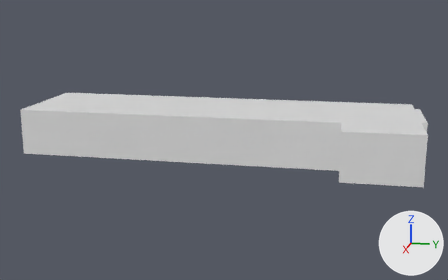
A saved change to the Blender file blenderguru-archviz.blend.
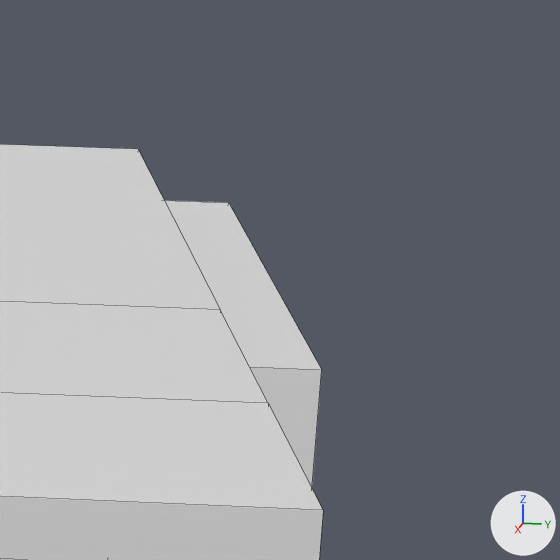
Old and new are each drawn whole from a 50 mm lens placed at (34.47, 7.1, 9.23), pointed at (1.06, 0.42, 0.87) and again close up on the part from 89% to 100% of the width and 33% to 50% of the height. Arrows for +X, +Y and +Z are at lower right; the lights stay in place. The close-ups show mesh edges as thin lines.
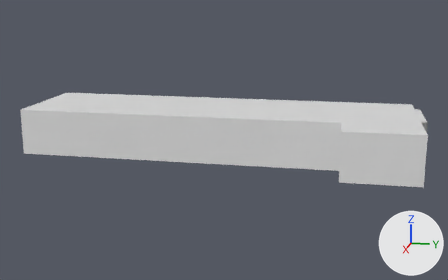
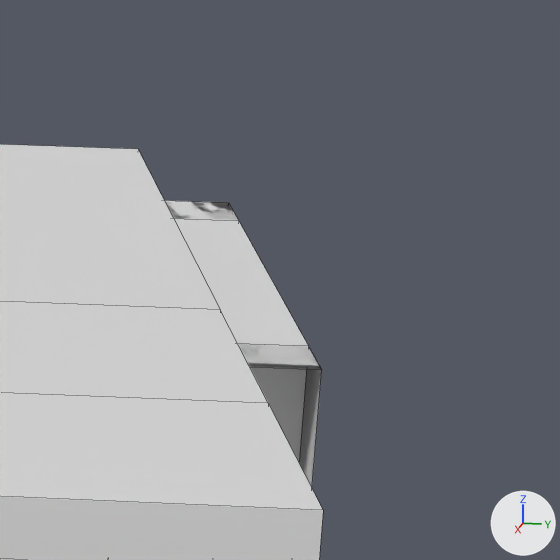
Commit message: before adding glass doors which breaks face select (!?)

Where the change shows, as pixel boxes (x1, y1, x2, y2) in the close-ups (560 x 560 px):
part 1 of me_cube, built on
    after: (164, 200, 238, 220)
part 2 of me_cube, built on
    before: (250, 367, 322, 487)
    after: (238, 343, 322, 487)

What the commit changed:
me_cube is used by ob_cube; location (0.0, 0.0, 0.0); scale (2.99, 10.9, 1.27).
Verts and faces of me_cube; kept vertices keep their numbers, new ones are numbered from 36.
Before the commit, vertices of me_cube: 24 (0.34, 1.0, 0.0), 30 (0.34, 1.0, 1.8), 32 (0.34, 1.04, 0.0), 35 (0.34, 1.04, 1.8) at pixel (321, 369).
me_cube had 36 vertices, 33 faces and spanned x -1.0..1.67, y -1.0..1.04, z 0.0..2.0.
me_cube now has 48 vertices, 45 faces and spans x -1.0..1.67, y -1.0..1.04, z 0.0..2.0.
Part 1, on me_cube:
1 face is deleted.
8 vertices are added at x -1.0..-0.84, y 1.0..1.04, z 0.0..1.8.
7 new faces join them, mat_wall (white #e7e7e7).
2 new faces join them, mat_woodflooring044_3k (its picture is missing).
Part 2, on me_cube:
Faces deleted: (24, 30, 35, 32).
New vertices 44 to 47 stand at vertices 24, 30, 32, 35, in that order, plus (-0.17, 0.0, 0.0).
New faces: (24, 30, 45, 44), (44, 45, 47, 46), (30, 35, 47, 45), (24, 44, 46, 32) (mat_wall (white #e7e7e7)).
New faces: (32, 46, 47, 35) (mat_woodflooring044_3k (its picture is missing)).
